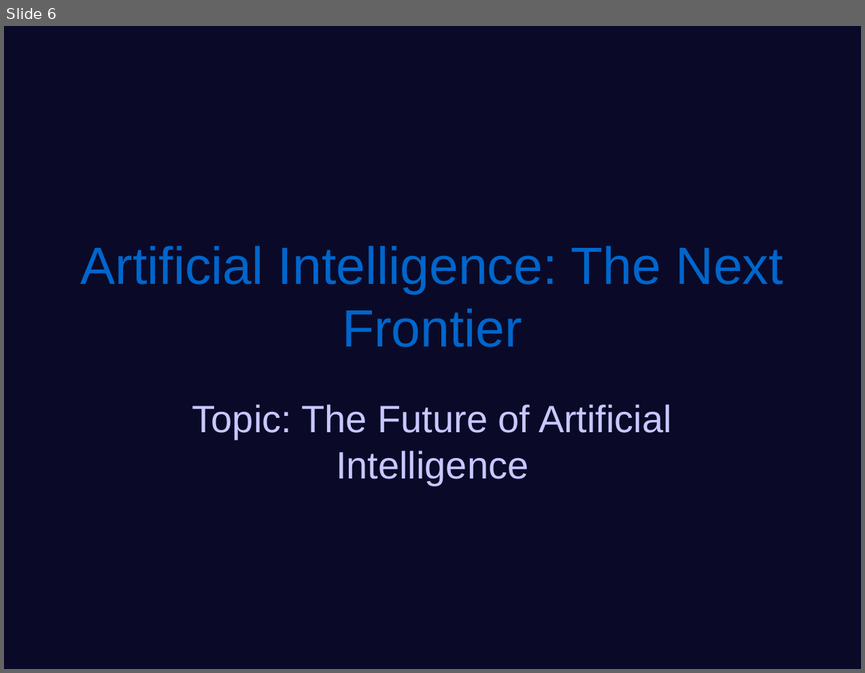
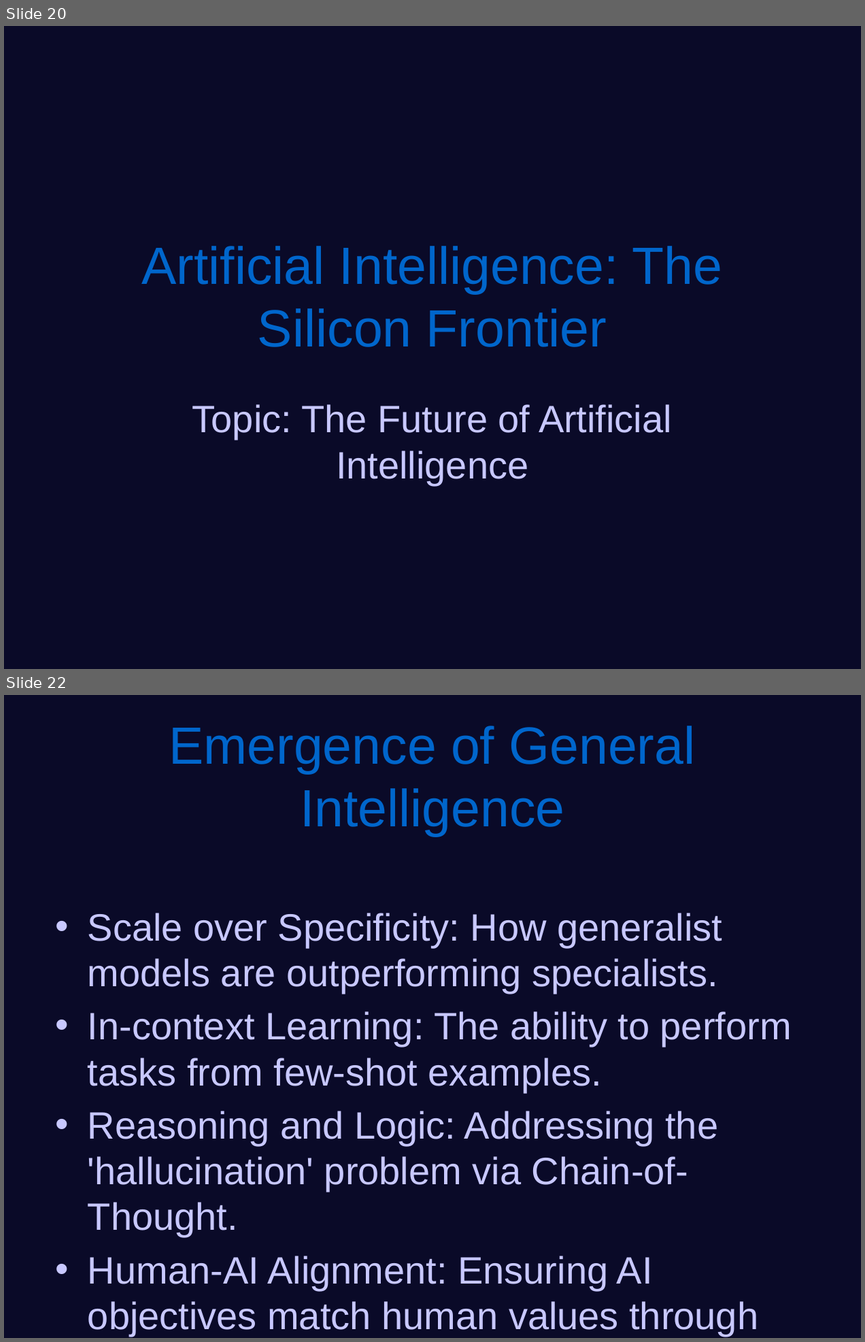
Before and after one commit to yeasy/AutoPPT, a slide deck: samples/en_tech.pptx. Shown one above the other, each under a label of ours: slide 6 before the commit, slides 20 and 22 after it; the slides between them are not shown. The pictures are 865x673 and 865x1342 pixels, drawn with LibreOffice and Linux fonts; fonts in the diff are those of the drawing. Boxes give left, top, right and bottom in pixels: in the first picture for what was removed or moved away, otherwise in the second. Text is boxed around its words. In the diff, an @@ line names an element or a change of style, - is before the commit and + after.

```diff
--- a/samples/en_tech.pptx
+++ b/samples/en_tech.pptx
@@ slide 22 added at [4, 695, 861, 1338], background #0A0A28 @@
@@ title added at [169, 726, 696, 836], 44 pt, text #0066CC @@
+Emergence of General Intelligence
@@ text added at [88, 913, 791, 1336], 32 pt, text #C8C8FF @@
+• Scale over Specificity: How generalist models are outperforming specialists.
+• In-context Learning: The ability to perform tasks from few-shot examples.
+• Reasoning and Logic: Addressing the 'hallucination' problem via Chain-of-Thought.
+• Human-AI Alignment: Ensuring AI objectives match human values through RLHF.
@@ what was slide 6 is now slide 20 @@
@@ slide 20 changed as well @@
@@ title at [141, 246, 723, 347]: text changed @@
-Artificial Intelligence: The Next Frontier
+Artificial Intelligence: The Silicon Frontier
```
Also in this commit, not shown: 4 other slides changed, 17 other slides added, 2 slides removed, 5 other files.
